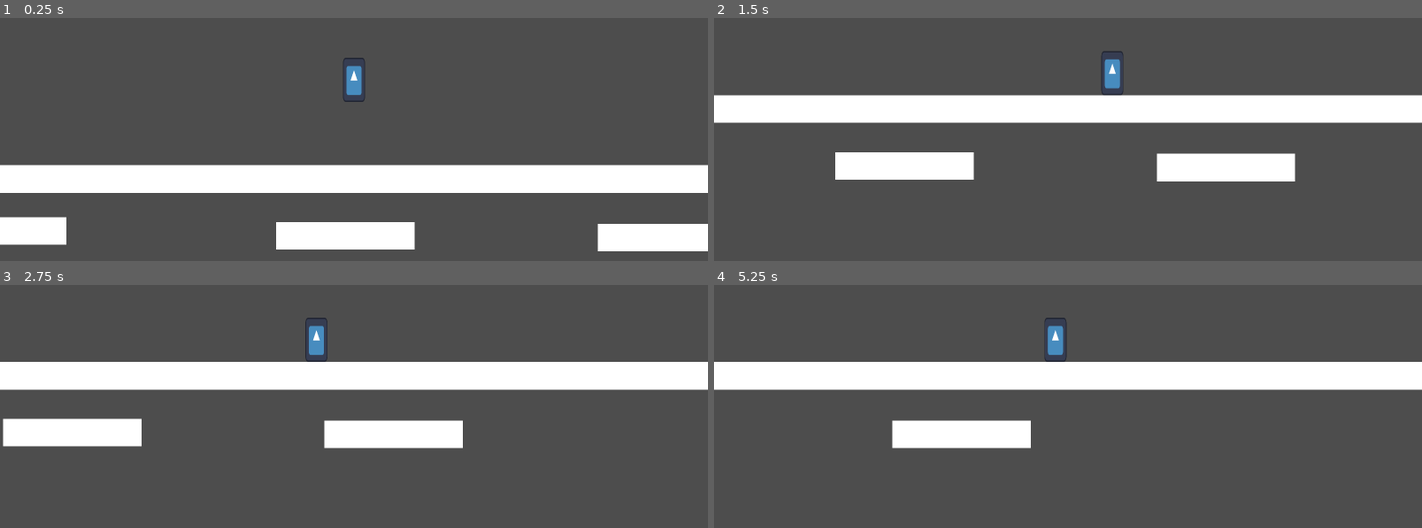
Above: before the commit, frames 1-4 (two rows, left to right).
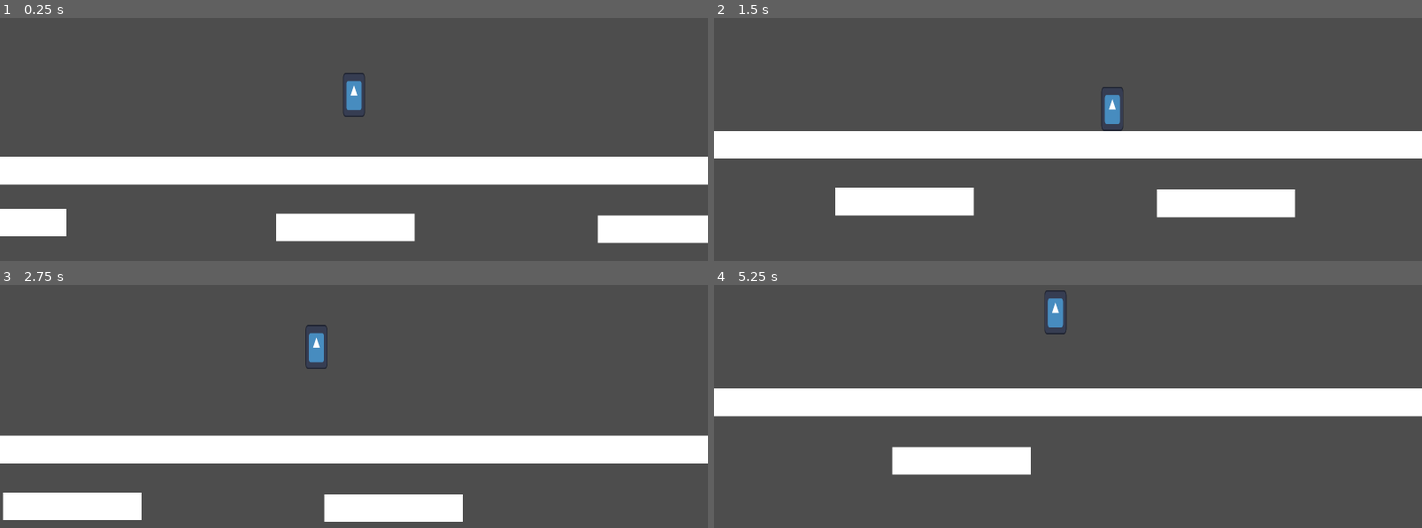
Above: after the commit, the same moments.

Repository: rcfisch/something_freaky
Game: Godot game, scene res://Levels/Testing/main.tscn
The game is run twice, just before and just after one commit, with the same random seed, the same clock (stepped at 60 frames per second) and the same inputs. The engine's default icon, where the game draws it, is replaced by a stand-in: a white triangle on a blue panel in a dark square.
Inputs:
- Up to frame 1 (0.25 s): no input
- Up to frame 2 (1.5 s): hold Space (jump, bound only after the commit) 0.53-1.28 s; hold D (right) from 0.53 s (still down); tap Space (jump, bound only after the commit) at 1.35 s
- Up to frame 3 (2.75 s): tap Space (jump, bound only after the commit) at 1.52, 1.82 s; release D (right) at 2.03 s; hold A (left) from 2.03 s (still down); hold Space (jump, bound only after the commit) from 2.03 s (still down)
- Up to frame 4 (5.25 s): release A (left) at 2.78 s; release Space (jump, bound only after the commit) at 2.78 s; hold D (right) 2.78-4.28 s; tap Space (jump, bound only after the commit) at 2.85, 3.02, 3.32, 4.35, 4.52, 4.82 s; hold Space (jump, bound only after the commit) 3.53-4.28 s; hold A (left) 4.28-5.03 s; hold D (right) from 5.03 s (still down); hold Space (jump, bound only after the commit) from 5.03 s (still down)

The runs differ from the first frame. In frame 1, 11% of the frame differs, in the area x 0-100%, y 16-96%; in frame 2, 31%, in the area x 0-100%, y 13-83%; in frame 3, 29%; in frame 4, 27%.

Commit message:
basic player movement complete

Diff:
--- a/Entities/Player/player.gd
+++ b/Entities/Player/player.gd
@@ -6,21 +6,69 @@
 var friction : float = 0.2 # tune this value to control friction strength
 var input_friction : float = 0.1
 var gravity : float = 20
+var max_fall_speed : int = 1600
+
+# Jump
+@export var jump_height : float = 300
+@export var jump_seconds_to_peak : float = 0.5
+@export var jump_seconds_to_descent : float = 0.4
+@export var variable_jump_gravity_multiplier : float = 5
+@export var coyote_frames : int = 8
+var coyote_time : int
+var is_jumping : bool = false
+# Jump Calculations
+@onready var jump_velocity : float = ((2.0 * jump_height) / jump_seconds_to_peak) * -1
+@onready var jump_gravity : float = ((-2.0 * jump_height) / (jump_seconds_to_peak * jump_seconds_to_peak)) * -1
+@onready var fall_gravity : float = ((-2.0 * jump_height) / (jump_seconds_to_descent * jump_seconds_to_descent)) * -1
+
 
 func _physics_process(delta: float) -> void:
-	move_dir = Input.get_axis("left", "right") # get input direction
-	velocity.x += (accel * move_dir) * (delta * 60)
 
+	move(delta)
+	handle_coyote_frames()
+	if Input.is_action_just_pressed("jump"):
+		jump()
+	if velocity.y > 0:
+		is_jumping = false
 	apply_friction(delta)
 	apply_gravity(delta)
+	print_stats()
 	move_and_slide()
 
 
+func move(delta):
+	move_dir = Input.get_axis("left", "right") # get input direction
+	velocity.x += (accel * move_dir) * (delta * 60)
 func apply_friction(delta):
 		if move_dir == 0:
 			velocity.x -= (velocity.x * friction) * (delta * 60)
 		else:
 			velocity.x -= (velocity.x * input_friction) * (delta * 60)
+func _get_gravity() -> float:
+# Return correct gravity for the situation
+	if velocity.y < 0:
+		if is_jumping == true and Input.is_action_pressed("jump"):
+			return jump_gravity
+		else:
+			return jump_gravity * variable_jump_gravity_multiplier
+	else:
+		return fall_gravity
 func apply_gravity(delta):
 	if !is_on_floor():
-		velocity.y += gravity * (delta * 60)
+		if velocity.y < max_fall_speed:
+			velocity.y += _get_gravity() * delta
+		else:
+			velocity.y = max_fall_speed
+func jump():
+	if coyote_time > 0:
+		velocity.y = jump_velocity
+		is_jumping = true
+		coyote_time = 0
+func handle_coyote_frames():
+	if is_on_floor() and is_jumping == false:
+		coyote_time = coyote_frames
+	else:
+		coyote_time = max(coyote_time - 1, 0)
+
+func print_stats():
+	print("Coyote Time: ",coyote_time)
--- a/project.godot
+++ b/project.godot
@@ -43,3 +43,8 @@
 "events": [Object(InputEventKey,"resource_local_to_scene":false,"resource_name":"","device":-1,"window_id":0,"alt_press …(192 unchanged characters)…
 ]
 }
+jump={
+"deadzone": 0.2,
+"events": [Object(InputEventKey,"resource_local_to_scene":false,"resource_name":"","device":-1,"window_id":0,"alt_pressed":false,"shift_pressed":false,"ctrl_pressed":false,"meta_pressed":false,"pressed":false,"keycode":0,"physical_keycode":32,"key_label":0,"unicode":32,"location":0,"echo":false,"script":null)
+]
+}
